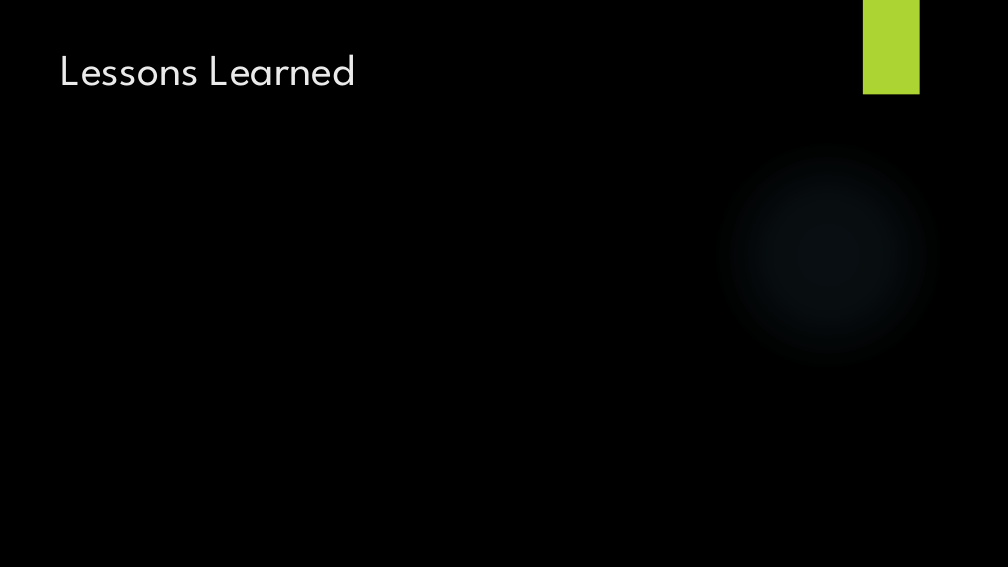
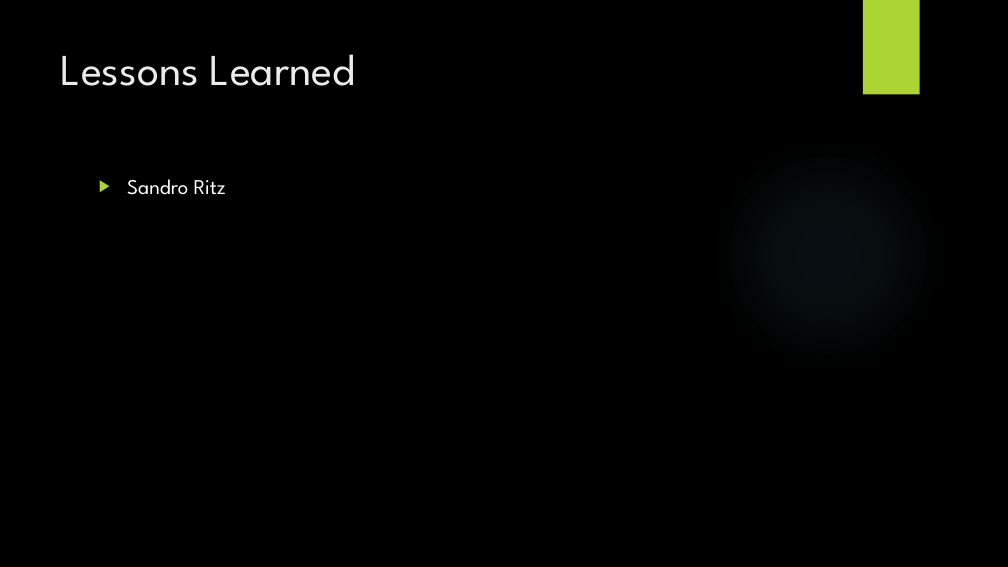
Before and after one commit to lucakuendig/INM21_Group_B, a slide deck: slide 15 of 06_Praesentation/Praesentation_Mangel_Manager.pptx (slide 10 before the commit). Drawn at 1008x567 pixels with LibreOffice and Linux fonts; fonts in the diff are those of the drawing; background and template pictures are left out. Boxes give left, top, right and bottom in pixels: in the first picture for what was removed or moved away, otherwise in the second. Text is boxed around its words. In the diff, an @@ line names an element or a change of style, - is before the commit and + after.

```diff
--- a/06_Praesentation/Praesentation_Mangel_Manager.pptx
+++ b/06_Praesentation/Praesentation_Mangel_Manager.pptx
@@ text added at [127, 179, 226, 195], 20 pt, text #FFFFFF @@
+▶ Sandro Ritz
```
Also in this commit, not shown: 7 other slides changed, 5 slides added, 1 other file.
